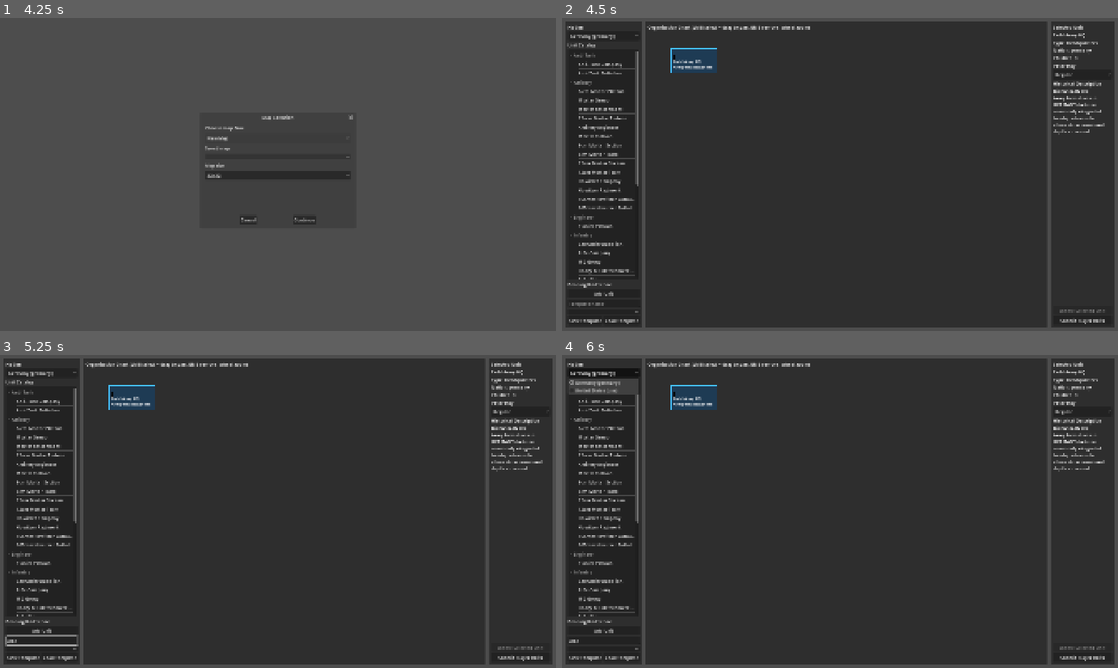
Above: before the commit, frames 1-4 (two rows, left to right).
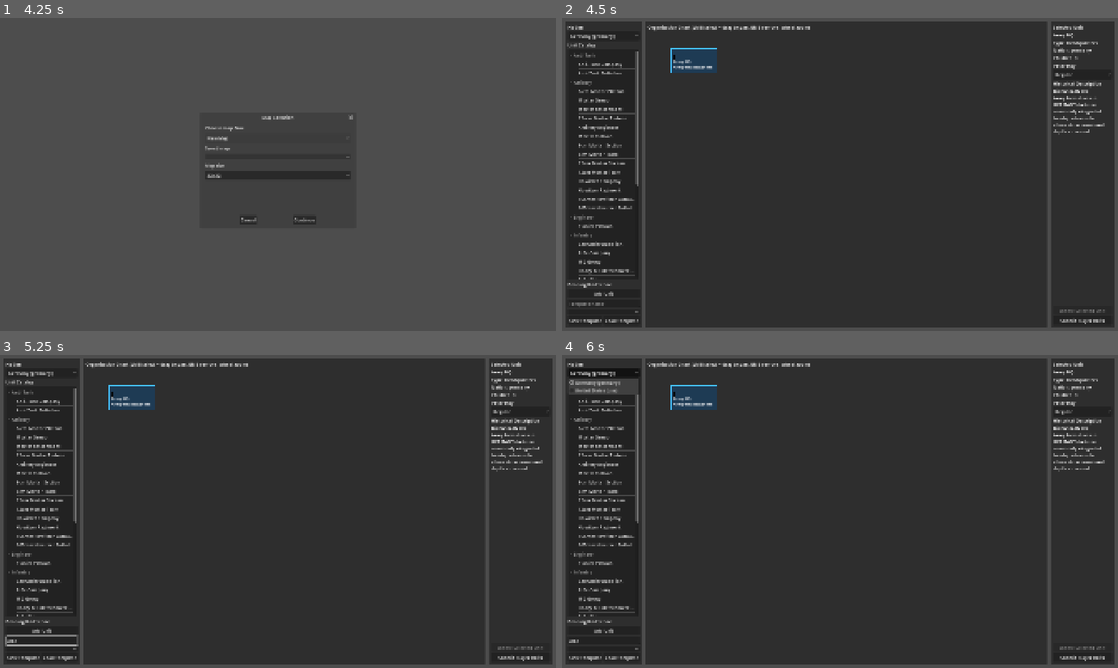
Above: after the commit, the same moments.

Repository: cpt-miche/Combat-Mission-Companion
Game: Godot game, scene res://scenes/Main.tscn
The game is run twice, just before and just after one commit, with the same random seed, the same clock (stepped at 60 frames per second) and the same inputs.
Inputs (mouse positions are in pixels of both pictures, inside the frame that each line leads up to):
- Up to frame 1 (4.25 s): click "Play" at 0.5 s; click "Play" at 1.25 s; click "Play as Germans" at 2 s; click "New Map" at 2.75 s; click "New Map" at 3.5 s
- Up to frame 2 (4.5 s): click "Continue" at 4.25 s
- Up to frame 3 (5.25 s): click (44, 639) at 5.02 s; type "Alex" at 5.1 s
- Up to frame 4 (6 s): click "Germany (germany)" at 5.75 s

Frame 1 is identical in both runs. In frame 2, less than 0.1% of the frame differs, in the area x 20-94%, y 4-15%; in frame 3, less than 0.1%; in frame 4, less than 0.1%.

Commit message:
Exclude headquarters from deployable and on-map unit sets

Diff:
--- a/scripts/domain/deployment_ai/DeploymentDataConverter.gd
+++ b/scripts/domain/deployment_ai/DeploymentDataConverter.gd
@@ -181,12 +181,18 @@
 	if unit_id.is_empty():
 		return
 
+	var unit_type := _normalized_unit_type_key(unit.get("type", "infantry"))
+	if unit_type == "headquarters":
+		for child_variant in unit.get("children", []):
+			_flatten_deployable_elements(child_variant, player_index, unit_id, deployment_index, output)
+		return
+
 	var deployed_hex_id := String(deployment_index.get(unit_id, ""))
 	output.append(DeploymentTypes.make_deployable_element(
 		unit_id,
 		player_index,
 		String(unit.get("name", unit_id)),
-		planner_role_for(unit.get("type", "infantry")),
+		planner_role_for(unit_type),
 		String(unit.get("size", "company")),
 		parent_id,
 		deployed_hex_id,
--- a/scripts/ui/division_builder/DivisionBuilderScreen.gd
+++ b/scripts/ui/division_builder/DivisionBuilderScreen.gd
@@ -725,15 +725,7 @@
 
 	var sibling_index := 1
 	if parent != null:
-		var same_size_index := 0
-		for sibling in parent.children:
-			if sibling == null:
-				continue
-			if sibling.size == unit.size:
-				same_size_index += 1
-			if sibling == unit:
-				sibling_index = max(same_size_index, 1)
-				break
+		sibling_index = _sibling_index_for_naming(parent, unit)
 
 	var names := _name_for_echelon(unit, sibling_index)
 	unit.display_name = String(names.get("display_name", "Unit"))
@@ -747,6 +739,11 @@
 	var size := unit.size
 	var type_label := UnitType.display_name(unit.type)
 	var is_auto_hq := unit.template_id.begins_with("auto_hq_")
+	if unit.type == UnitType.Value.HEADQUARTERS:
+		return {
+			"display_name": "%s HQ" % UnitSize.display_name(size),
+			"short_name": "%s HQ" % UnitSize.display_name(size)
+		}
 	match size:
 		UnitSize.Value.ARMY:
 			return {
@@ -811,6 +808,25 @@
 				"short_name": "%s" % nth
 			}
 
+func _sibling_index_for_naming(parent: UnitModel, unit: UnitModel) -> int:
+	var same_size_index := 0
+	for sibling in parent.children:
+		if sibling == null:
+			continue
+		if sibling.size != unit.size:
+			continue
+
+		var include_in_index := true
+		if unit.size == UnitSize.Value.COMPANY and sibling.type == UnitType.Value.HEADQUARTERS:
+			include_in_index = unit.type == UnitType.Value.HEADQUARTERS
+
+		if include_in_index:
+			same_size_index += 1
+		if sibling == unit:
+			return max(same_size_index, 1)
+
+	return 1
+
 func _ordinal(value: int) -> String:
 	var positive_value := maxi(value, 1)
 	var remainder_hundred := positive_value % 100
--- a/scripts/ui/gameplay/GameplayScreen.gd
+++ b/scripts/ui/gameplay/GameplayScreen.gd
@@ -393,7 +393,8 @@
 
 func _load_or_initialize_units() -> void:
 	if not GameState.gameplay_units.is_empty():
-		_units = GameState.gameplay_units.duplicate(true)
+		_units = _without_headquarters_units(GameState.gameplay_units)
+		GameState.gameplay_units = _units.duplicate(true)
 		return
 	var generated: Dictionary = {}
 	for player_index in range(min(GameState.players.size(), 2)):
@@ -407,13 +408,16 @@
 			var unit_data := deployments[key] as Dictionary
 			if not GameState.is_unit_alive(unit_data):
 				continue
+			var unit_type := _normalized_unit_type(unit_data.get("type", "infantry"))
+			if unit_type == "headquarters":
+				continue
 			var id := String(unit_data.get("id", "P%d_U_%d_%d" % [player_index + 1, q, r]))
 			generated[id] = {
 				"id": id,
 				"owner": player_index,
 				"hex": Vector2i(q, r),
 				"initiative": 50,
-				"unit_type": String(unit_data.get("type", "tank" if bool(unit_data.get("is_tank", false)) else "infantry")),
+				"unit_type": unit_type,
 				"formation_size": String(unit_data.get("size", "company")),
 				"status": String(unit_data.get("status", "alive")).to_lower(),
 				"is_alive": bool(unit_data.get("is_alive", String(unit_data.get("status", "alive")).to_lower() != "dead")),
@@ -422,6 +426,49 @@
 			}
 	_units = generated
 	GameState.gameplay_units = _units.duplicate(true)
+
+func _without_headquarters_units(units: Dictionary) -> Dictionary:
+	var filtered := {}
+	for unit_id_variant in units.keys():
+		var unit_id := String(unit_id_variant)
+		var unit_variant: Variant = units[unit_id_variant]
+		if typeof(unit_variant) != TYPE_DICTIONARY:
+			continue
+		var unit := unit_variant as Dictionary
+		var unit_type := _normalized_unit_type(unit.get("unit_type", unit.get("type", "infantry")))
+		if unit_type == "headquarters":
+			continue
+		filtered[unit_id] = unit.duplicate(true)
+	return filtered
+
+func _normalized_unit_type(raw_type: Variant) -> String:
+	if typeof(raw_type) == TYPE_INT:
+		match int(raw_type):
+			UnitType.Value.INFANTRY:
+				return "infantry"
+			UnitType.Value.TANK:
+				return "tank"
+			UnitType.Value.ENGINEER:
+				return "engineer"
+			UnitType.Value.ARTILLERY:
+				return "artillery"
+			UnitType.Value.RECON:
+				return "recon"
+			UnitType.Value.AIRBORNE:
+				return "airborne"
+			UnitType.Value.MECHANIZED:
+				return "mechanized"
+			UnitType.Value.MOTORIZED:
+				return "motorized"
+			UnitType.Value.ANTI_TANK:
+				return "anti_tank"
+			UnitType.Value.AIR_DEFENSE:
+				return "air_defense"
+			UnitType.Value.HEADQUARTERS:
+				return "headquarters"
+			_:
+				return String(raw_type).strip_edges().to_lower()
+	return String(raw_type).strip_edges().to_lower()
 
 func _begin_player_turn() -> void:
 	_autosave_current_game()
